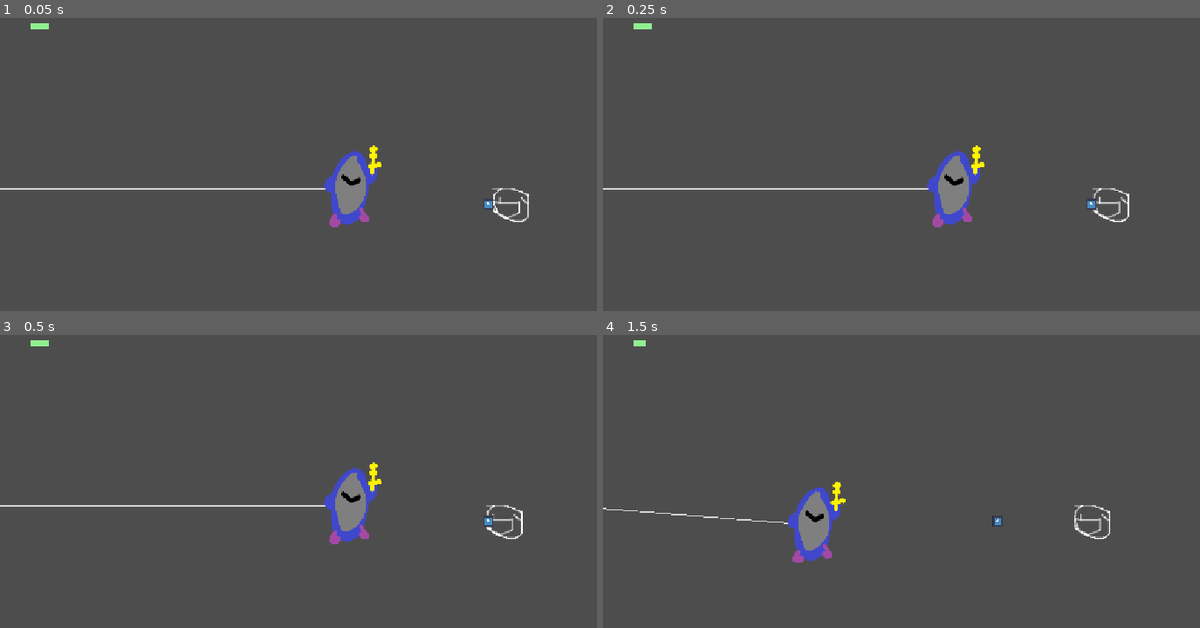
Above: before the commit, frames 1-4 (two rows, left to right).
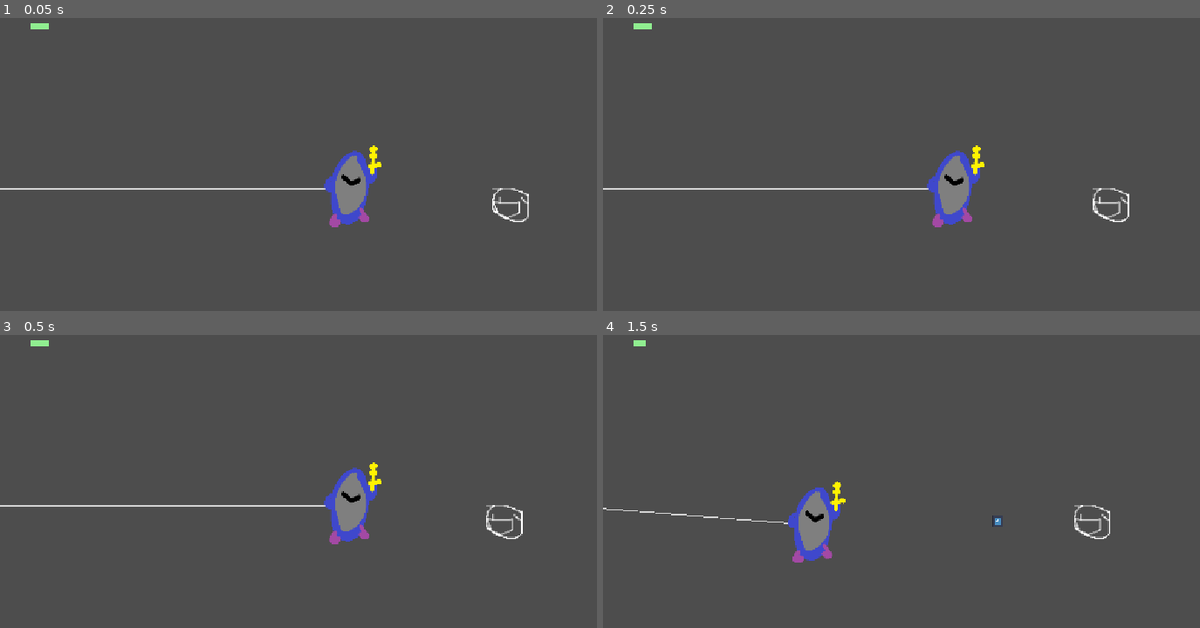
Above: after the commit, the same moments.

Repository: UnicornBeast/thegameofdoomanddeath
Game: Godot game, scene res://mainLevel.tscn
The game is run twice, just before and just after one commit, with the same random seed, the same clock (stepped at 60 frames per second) and the same inputs. The engine's default icon, where the game draws it, is replaced by a stand-in: a white triangle on a blue panel in a dark square.
Inputs (mouse positions are in pixels of both pictures, inside the frame that each line leads up to):
- Up to frame 1 (0.05 s): no input
- Up to frame 2 (0.25 s): no input
- Up to frame 3 (0.5 s): no input
- Up to frame 4 (1.5 s): move the mouse to (1104, 487) at 0.52 s; tap G (BulletTest) at 0.6 s; move the mouse to (811, 525) at 1.27 s; tap D (damagetest) at 1.35 s

The runs differ from the first frame. In frame 1, less than 0.1% of the frame differs, in the area x 81-83%, y 61-66%; in frame 2, less than 0.1%; in frame 3, less than 0.1%; in frame 4, nothing differs.

Commit message:
added home menu + art for main menu

Diff:
--- /dev/null
+++ b/MainMenu.tscn
@@ -0,0 +1,33 @@
+[gd_scene format=3 uid="uid://qvqg88sxuhmh"]
+
+[ext_resource type="Texture2D" uid="uid://ukgt62587cn3" path="res://assets/Imcookinanditsageesenbo.png" id="1_i26rj"]
+
+[node name="Node2D" type="Node2D" unique_id=1685822894]
+
+[node name="Imcookinanditsageesenbo" type="Sprite2D" parent="." unique_id=1842011688]
+position = Vector2(578.5, 321)
+scale = Vector2(2.4104166, 2.6916666)
+texture = ExtResource("1_i26rj")
+
+[node name="LevelSelector" type="Button" parent="." unique_id=16672955]
+offset_left = 391.0
+offset_top = 330.0
+offset_right = 756.0
+offset_bottom = 386.0
+text = "Level Selector"
+
+[node name="Credits" type="Button" parent="." unique_id=722181677]
+offset_left = 498.0
+offset_top = 426.0
+offset_right = 652.0
+offset_bottom = 476.0
+text = "Credits"
+
+[node name="Label" type="Label" parent="." unique_id=284247264]
+offset_left = 493.0
+offset_top = 231.0
+offset_right = 591.0
+offset_bottom = 254.0
+text = "HyperDroids"
+
+[node name="AudioStreamPlayer" type="AudioStreamPlayer" parent="." unique_id=1493630491]
--- a/mainLevel.tscn
+++ b/mainLevel.tscn
@@ -30,6 +30,7 @@
 shape = SubResource("RectangleShape2D_tadfv")
 
 [node name="BulletSprite" type="Sprite2D" parent="Enemy/EnemyBullet" unique_id=1578441714]
+visible = false
 position = Vector2(-0.24993896, 0.125)
 scale = Vector2(0.12890609, 0.15429679)
 texture = ExtResource("3_4hor2")
Binary file added: assets/Imcookinanditsageesenbo.png
Not shown, added: assets/Imcookinanditsageesenbo.png.import
